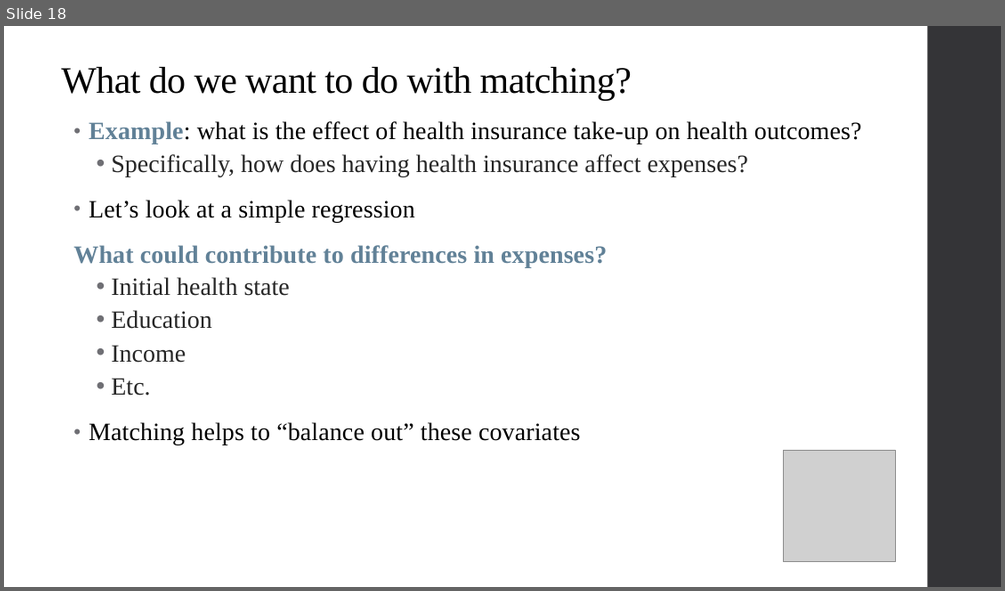
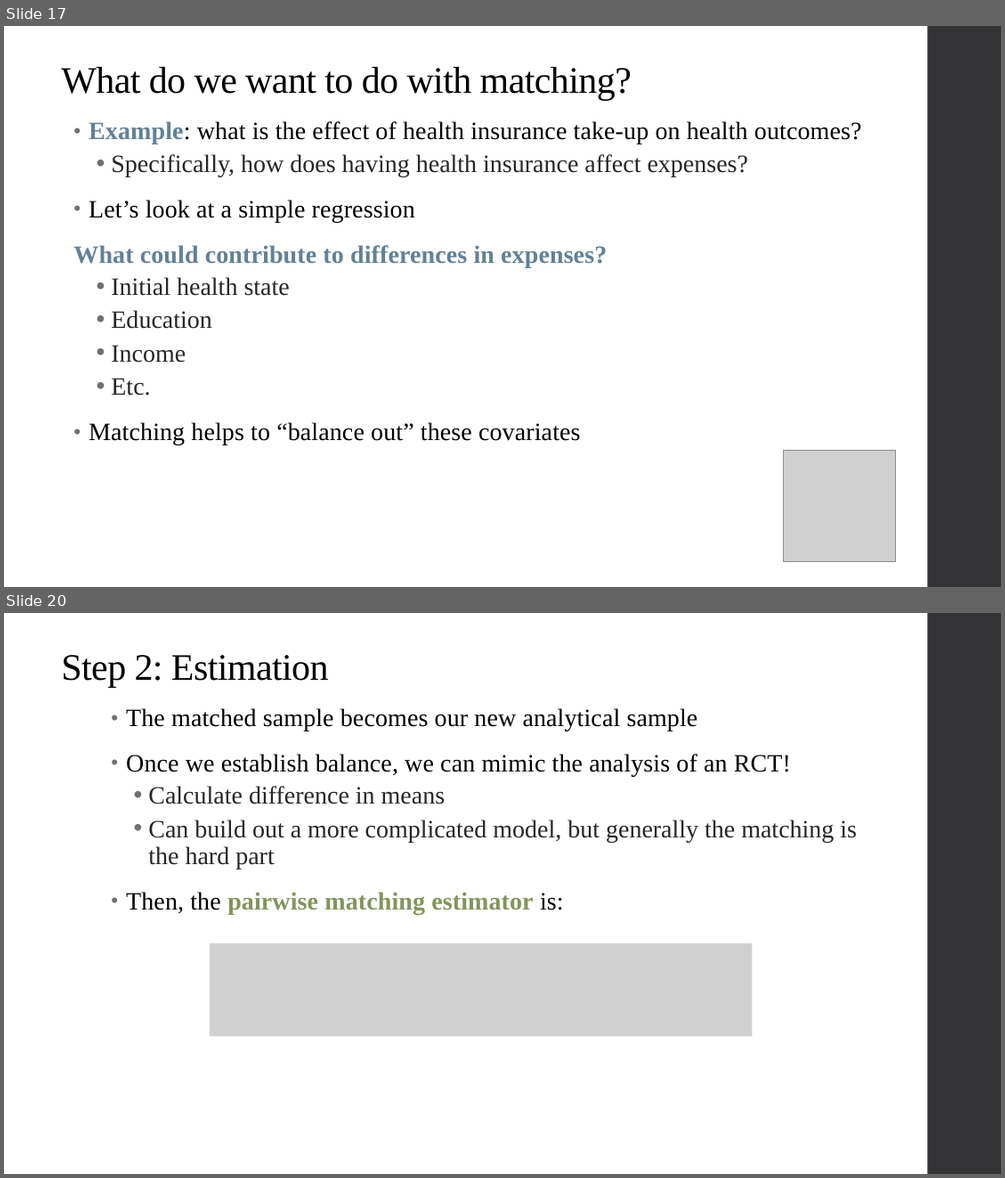
Before and after one commit to qiufei/fork-HAD5744, a slide deck: Lecture05_Matching/Lecture5_Matching_2022F.pptx. Shown one above the other, each under a label of ours: slide 18 before the commit, slides 17 and 20 after it; the slides between them are not shown. The pictures are 1005x591 and 1005x1178 pixels, drawn with LibreOffice and Linux fonts; fonts in the diff are those of the drawing; grey boxes stand for pictures. Boxes give left, top, right and bottom in pixels: in the first picture for what was removed or moved away, otherwise in the second. Text is boxed around its words. In the diff, an @@ line names an element or a change of style, - is before the commit and + after.

```diff
--- a/Lecture05_Matching/Lecture5_Matching_2022F.pptx
+++ b/Lecture05_Matching/Lecture5_Matching_2022F.pptx
@@ slide 20 added at <box>4,613,1001,1174</box>, background #FFFFFF; not listed: 1 template element that a slide beside it also shows @@
@@ title added at <box>61,655,329,687</box>, 36 pt, text #000000 @@
+Step 2: Estimation
@@ text added at <box>126,708,857,915</box>, 24 pt, text #000000 @@
+• The matched sample becomes our new analytical sample
+• Once we establish balance, we can mimic the analysis of an RCT!
+  • Calculate difference in means
+  • Can build out a more complicated model, but generally the matching is the hard part
+• Then, the pairwise matching estimator is:
@@ picture added at <box>210,943,752,1037</box> @@
@@ what was slide 18 is now slide 17 @@
```
Also in this commit, not shown: 14 slides changed, 7 other slides added, 1 slide removed, 2 other files.
